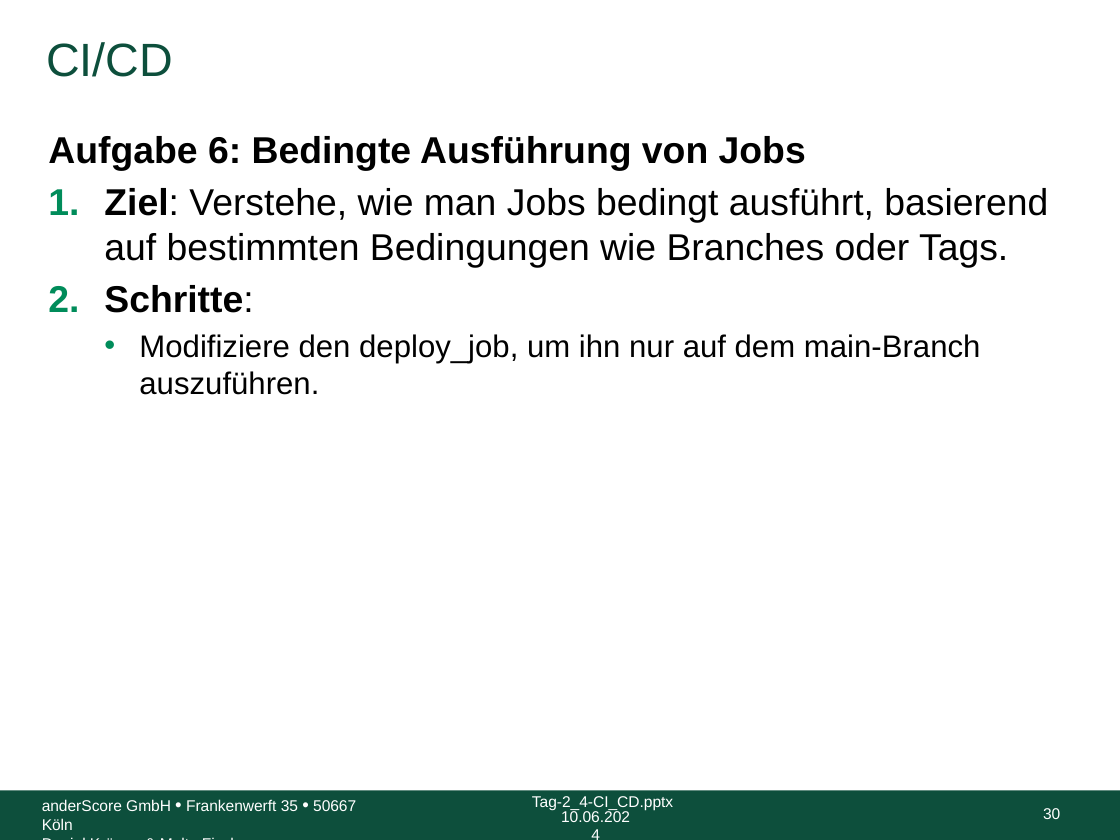
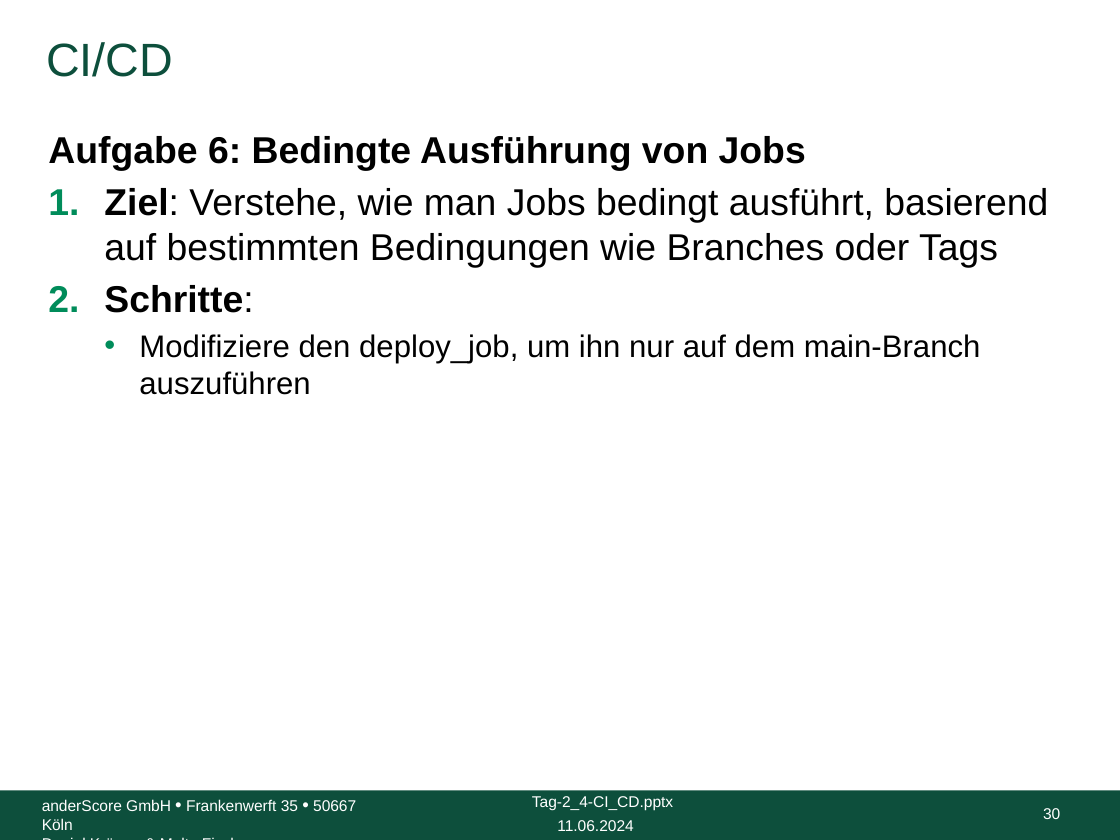
Before and after one commit to anderscore-gmbh/gitlab, a slide deck: slide 30 of slides/Tag-2_4-CI_CD.pptx. Drawn at 1120x840 pixels with LibreOffice and Linux fonts; fonts in the diff are those of the drawing; background and template pictures are left out. Boxes give left, top, right and bottom in pixels: in the first picture for what was removed or moved away, otherwise in the second. Text is boxed around its words. In the diff, an @@ line names an element or a change of style, - is before the commit and + after.

```diff
--- a/slides/Tag-2_4-CI_CD.pptx
+++ b/slides/Tag-2_4-CI_CD.pptx
@@ text at box(104, 188, 1048, 267): text changed @@
-1. Ziel: Verstehe, wie man Jobs bedingt ausführt, basierend auf bestimmten Bedingungen wie Branches oder Tags.
+1. Ziel: Verstehe, wie man Jobs bedingt ausführt, basierend auf bestimmten Bedingungen wie Branches oder Tags
@@ text at box(139, 334, 981, 395): text changed @@
-  • Modifiziere den deploy_job, um ihn nur auf dem main-Branch auszuführen.
+  • Modifiziere den deploy_job, um ihn nur auf dem main-Branch auszuführen
@@ text at box(557, 820, 633, 831): text changed @@
-10.06.2024
+11.06.2024
```
Also in this commit, not shown: 31 other slides changed, 3 other files.
